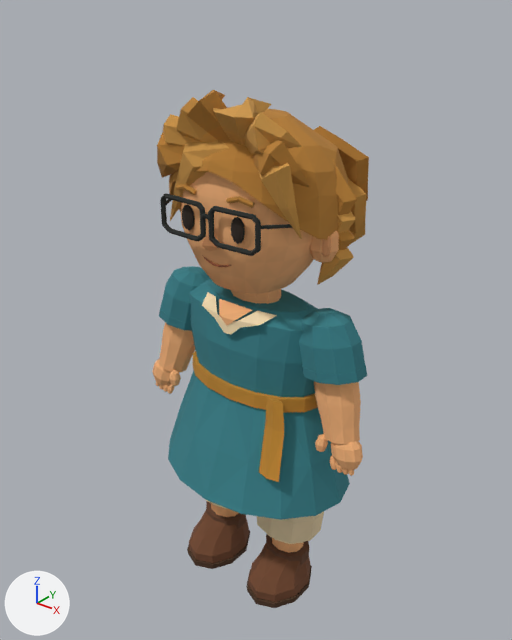
A saved change to the glTF model client/public/assets/models/avatars/lukas.glb.
The view is the same before and after, from a camera (50 mm lens) standing at (1.337, -1.67, 2.078) and looking at (-0.018, 0.024, 1.028). The axes (+X, +Y, +Z) are drawn at lower left. The lights are the same throughout. The first picture is the older version. Vertices at exactly the same position are counted once.

The first picture shows 'ankle-left-surface', 'ankle-right-surface', 'elbow-left-surface', 'elbow-right-surface', 'face-surface', 'hair-surface', 'head-surface', 'knee-right-surface', 'shoulder-left-surface', 'shoulder-right-surface', 'torso-surface', 'wrist-right-surface' and 3 more.
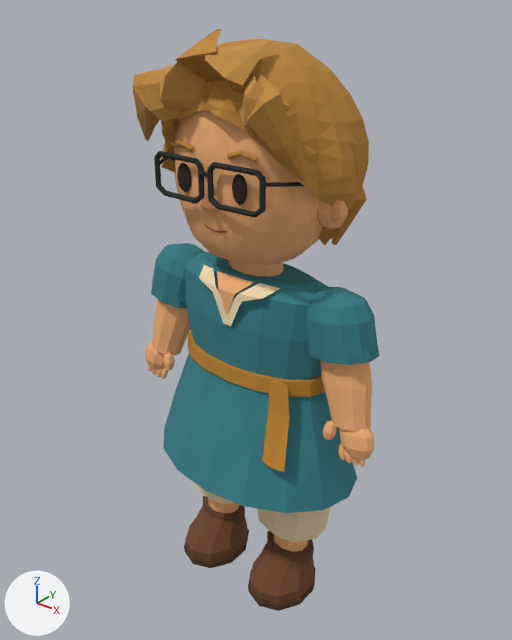
ob_avatar is not drawn itself; it is the parent of ob_torso, ob_hip_left, ob_hip_right.

Location of each change, [x1, y1, x2, y2] in pixels of the pictures (512 x 640 px; the box of a moved part takes in the faces that stretch with it):
'torso-surface', reshaped, rescaled (7% wider, 8% taller)
    before: [168, 279, 350, 520]
    after: [163, 252, 357, 513]
'hair-surface', reshaped, rescaled (12% wider, 11% taller)
    before: [157, 90, 369, 285]
    after: [132, 29, 369, 245]
'head-surface', rescaled
    before: [181, 172, 314, 294]
    after: [174, 110, 323, 265]
'face-surface', rescaled (9% wider, 12% taller)
    before: [160, 184, 339, 267]
    after: [154, 140, 349, 233]
'shoulder-right-surface', reshaped, rescaled (9% wider)
    before: [299, 308, 367, 385]
    after: [305, 287, 379, 365]
'elbow-right-surface', rescaled (10% wider, 11% taller)
    before: [314, 381, 361, 445]
    after: [320, 360, 372, 431]
'ankle-right-surface', rescaled (8% taller)
    before: [246, 534, 312, 608]
    after: [248, 531, 316, 611]
'ankle-left-surface', rescaled
    before: [187, 501, 250, 569]
    after: [184, 496, 249, 568]
'shoulder-left-surface', rescaled
    before: [159, 266, 211, 331]
    after: [151, 243, 205, 309]
'elbow-left-surface', rescaled (8% wider, 12% taller)
    before: [159, 322, 195, 372]
    after: [151, 300, 190, 356]
'knee-right-surface', rescaled (9% wider, 10% taller)
    before: [257, 512, 324, 553]
    after: [257, 507, 330, 552]
'wrist-right-surface', rescaled (6% wider, 9% taller)
    before: [315, 434, 363, 476]
    after: [323, 421, 374, 467]
'wrist-left-surface', rescaled (8% taller)
    before: [152, 359, 181, 394]
    after: [145, 341, 175, 379]
'neck-surface', rescaled (8% wider, 6% taller)
    before: [231, 289, 281, 304]
    after: [229, 260, 283, 276]
'knee-left-surface', rescaled
    before: [205, 499, 238, 517]
    after: [193, 482, 239, 513]
part 1 of me_mesh_2, rebuilt
    before: [169, 108, 348, 240]
    after: [161, 39, 369, 245]
part 2 of me_mesh_2, rebuilt
    before: [244, 112, 301, 155]
    after: [239, 71, 291, 137]
part 3 of me_mesh_2, rebuilt
    before: [162, 114, 200, 146]
    after: [142, 69, 184, 122]
part 4 of me_mesh_2, rebuilt
    before: [332, 158, 357, 215]
    after: [332, 147, 367, 245]
part 5 of me_mesh_2, rebuilt (129% taller)
    before: [253, 140, 311, 187]
    after: [246, 72, 306, 181]
part 6 of me_mesh_2, rebuilt
    before: [176, 97, 218, 143]
    after: [160, 61, 205, 110]
part 7 of me_mesh_2, rebuilt
    before: [187, 90, 230, 141]
    after: [175, 29, 224, 82]
part 8 of me_mesh_2, rebuilt (15% wider, 8% taller)
    before: [213, 97, 271, 146]
    after: [205, 40, 272, 93]
part 9 of me_mesh_2, rebuilt (7% wider, 59% taller)
    before: [157, 133, 185, 178]
    after: [132, 69, 162, 141]
part 10 of me_mesh_2, deleted (brown)
    before: [258, 126, 369, 285]
part 11 of me_mesh_2, deleted (orange)
    before: [170, 141, 229, 221]
part 12 of me_mesh_9, moved or reshaped
    before: [299, 308, 365, 375]
    after: [305, 287, 377, 361]
part 13 of me_mesh_10, moved or reshaped
    before: [215, 314, 241, 335]
    after: [213, 287, 242, 326]

Diff of the bpy script that builds the scene:
```diff
--- a/client/public/assets/models/avatars/lukas.glb.py
+++ b/client/public/assets/models/avatars/lukas.glb.py
@@ me_mesh_2 @@
 # used by ob_hair_surface; parent = ob_hair; location = (0.0, 0.0, 0.0)
-me_mesh_2.from_pydata(...)  # 1051 vertices, 1972 faces; spans x -0.33..0.33, y -0.241..0.3, z -0.22..0.437
+me_mesh_2.from_pydata(...)  # 623 vertices, 1176 faces; spans x -0.331..0.331, y -0.275..0.3, z -0.205..0.437
+# me_mesh_2 part 1: the loose piece of 121 vertices spanning x -0.291..0.291, y -0.228..0.275, z -0.19..0.355 is rebuilt with 353 vertices and now spans x -0.297..0.313, y -0.241..0.3, z -0.205..0.404
+# me_mesh_2 part 2: the loose piece of 30 vertices spanning x 0.045..0.241, y -0.241..-0.08, z 0.217..0.395 is rebuilt with 30 vertices and now spans x 0.036..0.231, y -0.275..-0.08, z 0.175..0.336
+# me_mesh_2 part 3: the loose piece of 30 vertices spanning x -0.276..0.018, y -0.234..-0.084, z 0.217..0.347 is rebuilt with 30 vertices and now spans x -0.237..-0.04, y -0.275..-0.08, z 0.179..0.336
+# me_mesh_2 part 4: the loose piece of 30 vertices spanning x 0.157..0.329, y -0.005..0.085, z -0.055..0.224 is rebuilt with 30 vertices and now spans x 0.189..0.331, y 0.001..0.08, z -0.197..0.166
+# me_mesh_2 part 5: the loose piece of 30 vertices spanning x 0.085..0.276, y -0.241..-0.08, z 0.169..0.318 is rebuilt with 30 vertices and now spans x 0.063..0.269, y -0.275..-0.08, z 0.06..0.336
+# me_mesh_2 part 6: the loose piece of 30 vertices spanning x -0.18..0.053, y -0.241..-0.08, z 0.22..0.411 is rebuilt with 30 vertices and now spans x -0.154..-0.026, y -0.275..-0.08, z 0.215..0.354
+# me_mesh_2 part 7: the loose piece of 30 vertices spanning x -0.1..0.079, y -0.241..-0.019, z 0.233..0.437 is rebuilt with 30 vertices and now spans x -0.086..0.048, y -0.275..-0.08, z 0.27..0.437
+# me_mesh_2 part 8: the loose piece of 30 vertices spanning x 0.004..0.141, y -0.241..-0.019, z 0.249..0.413 is rebuilt with 30 vertices and now spans x -0.017..0.126, y -0.275..-0.075, z 0.249..0.411
+# me_mesh_2 part 9: the loose piece of 30 vertices spanning x -0.276..0.005, y -0.241..-0.08, z 0.099..0.299 is rebuilt with 30 vertices and now spans x -0.274..-0.067, y -0.275..-0.08, z 0.093..0.336
+# me_mesh_2 part 10: 17 loose pieces with 630 vertices, spanning x -0.329..0.33, y -0.234..0.3, z -0.22..0.293, are deleted
+# me_mesh_2 part 11: 30 vertices removed from x -0.231..0.122, y -0.234..-0.084, z -0.046..0.293
+# other edits to the shape of me_mesh_2 do not show in these pictures
 me_mesh_2.materials.append(mat_material_0)
@@ me_mesh_9 @@
 # used by ob_shoulder_right_surface; parent = ob_shoulder_right; location = (0.0, 0.0, 0.0)
-me_mesh_9.from_pydata(...)  # 74 vertices, 140 faces; spans x -0.086..0.086, y -0.096..0.096, z -0.161..0.065
+me_mesh_9.from_pydata(...)  # 84 vertices, 160 faces; spans x -0.09..0.09, y -0.096..0.096, z -0.161..0.045
+# me_mesh_9 part 12
+# 46 vertices are removed from x -0.084..0.084, y -0.078..0.095, z -0.155..0.065
+# 100 faces are deleted
+# 1 vertex moves from x 0.0, y -0.095, z -0.035 to x 0.0, y -0.094, z -0.035
+# 56 vertices are added at x -0.09..0.09, y -0.081..0.094, z -0.155..0.045
+# 120 new faces join them
 me_mesh_9.materials.append(mat_material_0)
@@ me_mesh_10 @@
 me_mesh_10.from_pydata(...)  # 164 vertices, 294 faces; spans x -0.305..0.305, y -0.29..0.29, z -0.42..0.352
 # used by ob_torso_surface; parent = ob_torso; location = (0.0, 0.0, 0.0)
-me_mesh_10.vertices[137].co = (0.0, -0.152, 0.29)  # pixel (227, 323)
-me_mesh_10.vertices[138].co = (-0.012, -0.154, 0.25)  # pixel (223, 332)
-me_mesh_10.vertices[139].co = (0.012, -0.154, 0.25)  # pixel (230, 334)
-me_mesh_10.vertices[149].co = (0.0, -0.155, 0.282)  # pixel (226, 325)
+# me_mesh_10 part 13
+me_mesh_10.vertices[137].co = (0.0, -0.152, 0.255)  # pixel (227, 307)
+me_mesh_10.vertices[138].co = (-0.012, -0.154, 0.19)  # pixel (223, 323)
+me_mesh_10.vertices[139].co = (0.012, -0.154, 0.19)  # pixel (230, 326)
+me_mesh_10.vertices[149].co = (0.0, -0.155, 0.225)  # pixel (226, 315)
 me_mesh_10.materials.append(mat_material_0)
@@ ob_avatar @@
 ob_avatar.location = (0.0, 0.0, 0.0)
-ob_avatar.scale = (1.21, 0.949, 0.875)
+ob_avatar.scale = (1.31, 0.949, 0.948)
```
